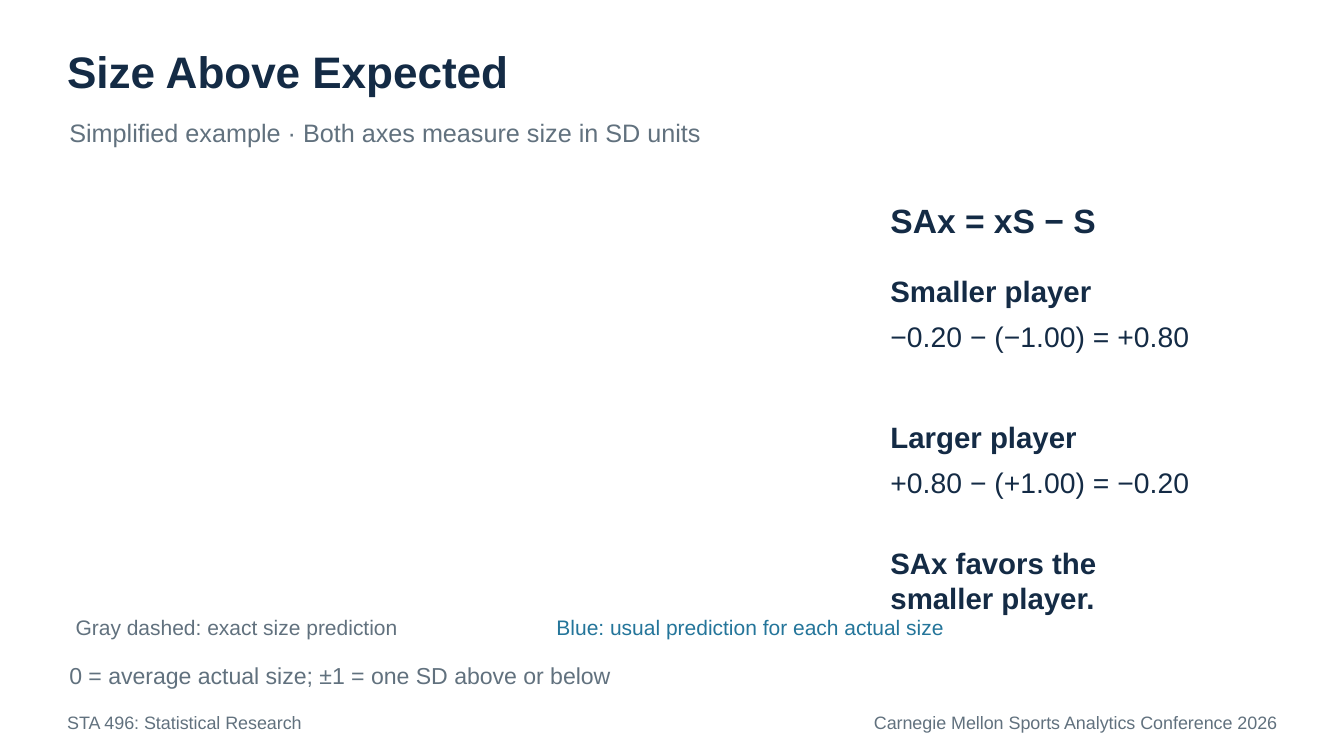
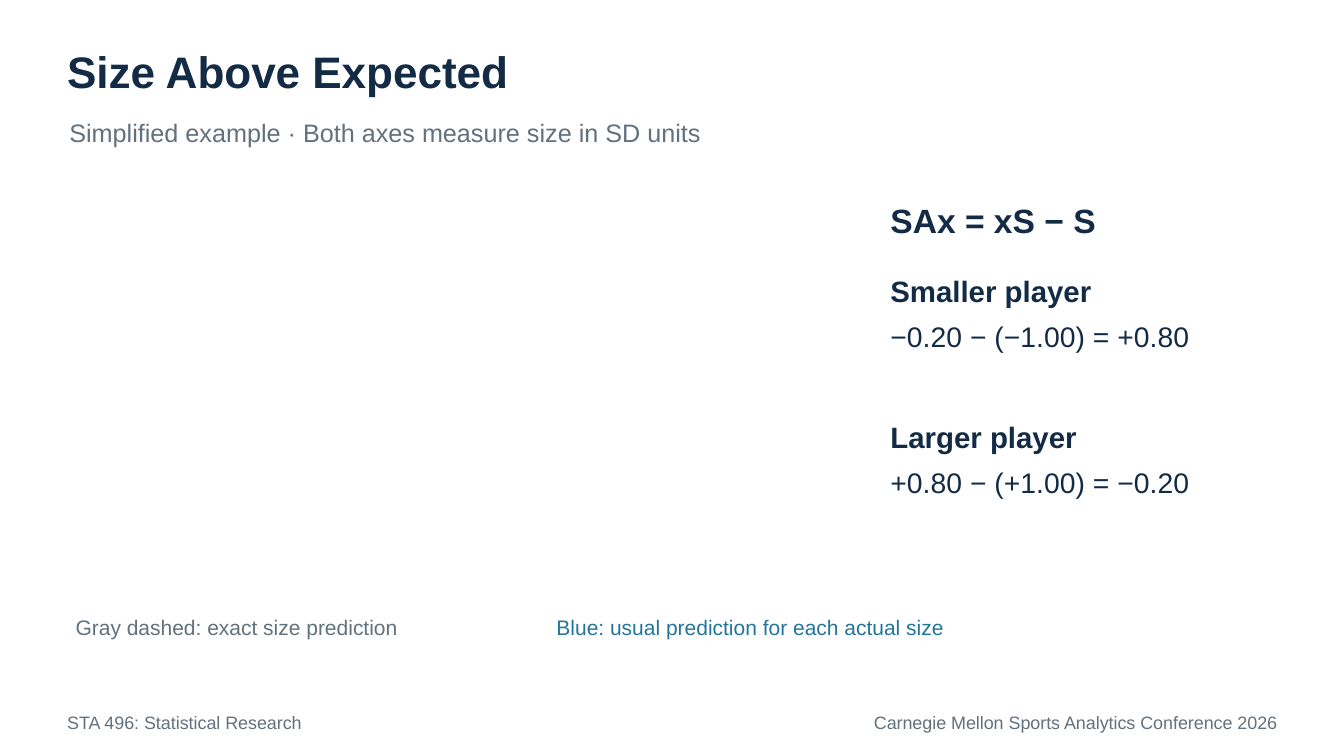
Before and after one commit to RentoSaijo/CSAx_STA496, a slide deck: slide 17 of reports/presentation.pptx. Drawn at 1344x756 pixels with LibreOffice and Linux fonts; fonts in the diff are those of the drawing. Boxes give left, top, right and bottom in pixels: in the first picture for what was removed or moved away, otherwise in the second. Text is boxed around its words. In the diff, an @@ line names an element or a change of style, - is before the commit and + after.

```diff
--- a/reports/presentation.pptx
+++ b/reports/presentation.pptx
@@ text removed at (890, 552, 1096, 615) @@
-SAx favors the
-smaller player.
@@ text removed at (69, 667, 610, 689) @@
-0 = average actual size; ±1 = one SD above or below
```
Also in this commit, not shown: 10 other slides changed.
